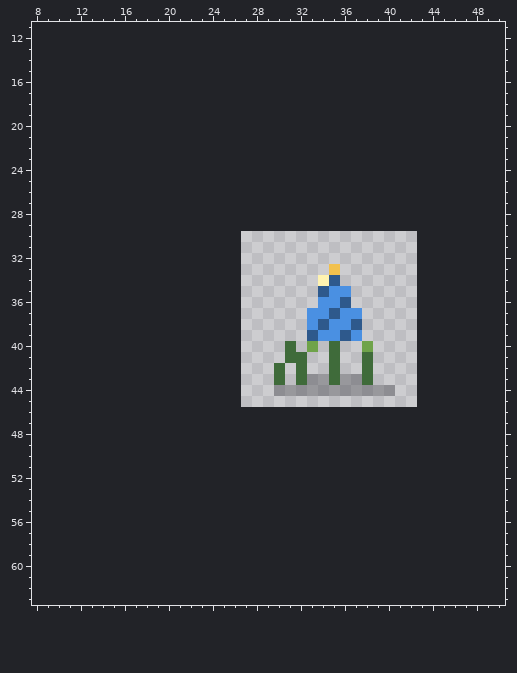
Pixel-art file -- game/pixel-plants/lu-bing-hua-lan.aseprite. The picture above is the old version.
16x16 pixels, 1 frame. Shown: x 8..50, y 11..63. The old version is drawn lined up with the new one, on the new canvas.
The same view after the edit:
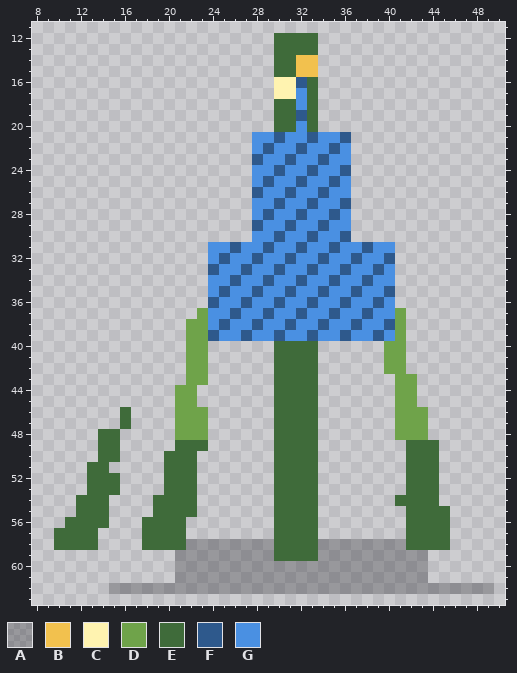
Palette (. is transparent): A #1a1a204c  B #f2c14e  C #fff3b0  D #6fa34a  E #3f6b3a  F #2e598c  G #4a90e2
The exact change:
canvas 16x16 -> 64x64, the old top-left corner now at 27,30
Changed rows in their new state; - is an unchanged pixel.
first column x 10:
12 --------------------EEEE----------------
13 --------------------EEEE----------------
14 --------------------EEBB----------------
15 --------------------EEBB----------------
16 --------------------CCFE----------------
17 --------------------CCGE----------------
18 --------------------EEGE----------------
19 --------------------EEFE----------------
20 --------------------EEGE----------------
21 ------------------GGFGGFGGF-------------
22 ------------------GFGGFGGFG-------------
23 ------------------FGGFGGFGG-------------
24 ------------------GGFGGFGGF-------------
25 ------------------GFGGFGGFG-------------
26 ------------------FGGFGGFGG-------------
27 ------------------GGFGGFGGF-------------
28 ------------------GFGGFGGFG-------------
29 ------------------FGGFGGFGG-------------
30 ------------------GGFGGFGGF-------------
31 --------------GGFGGFGGFGGFGGFGG---------
32 --------------GFGGFGGFGGFGGFGGF---------
33 --------------FGGFGGFGGFGGFGGFG---------
34 --------------GGFGGFGGFGG-GGFGG---------
35 --------------GFGGFGGFGG---FGGF---------
36 --------------FGGFGGFGGF---GGFG---------
37 -------------DGGFGGFGGF-----FGGD--------
38 ------------DDGFGGFGGFG-----GGFD--------
39 ------------DDFGGFGGFGG-----GFGD--------
40 ------------DD------E-EE-.--.-DD--------
41 ------------DD------E--E-.--.-DD--------
42 ------------DD-------E-E-.--.-DD--------
43 ------------DD-------E-E.....--DD-------
44 -----------DD-------EEEE.......DD-------
45 -----------DD-------EEEE-------DD-------
46 ------E----DDD------EEEE-------DDD------
47 ------E----DDD------EEEE-------DDD------
48 ----EE-----DDD------EEEE-------DDD------
49 ----EE-----EEE------EEEE--------EEE-----
50 ----EE----EEE-------EEEE--------EEE-----
51 ---EE-----EEE-------EEEE--------EEE-----
52 ---EEE----EEE-------EEEE--------EEE-----
53 ---EEE----EEE-------EEEE--------EEE-----
54 --EEE----EEEE-------EEEE-------EEEE-----
55 --EEE----EEEE-------EEEE--------EEEE----
56 -EEEE---EEEE--------EEEE--------EEEE----
57 EEEE----EEEE--------EEEE--------EEEE----
58 EEEE----EEEEAAAAAAAAEEEEAAAAAAAAEEEE----
59 -----------AAAAAAAAAEEEEAAAAAAAAAA------
60 -----------AAAAAAAAAAAAAAAAAAAAAAA------
61 -----------AAAAAAAAAAAAAAAAAAAAAAA------
62 -----AAAAAAAAAAAAAAAAAAAAAAAAAAAAAAAAAAA
